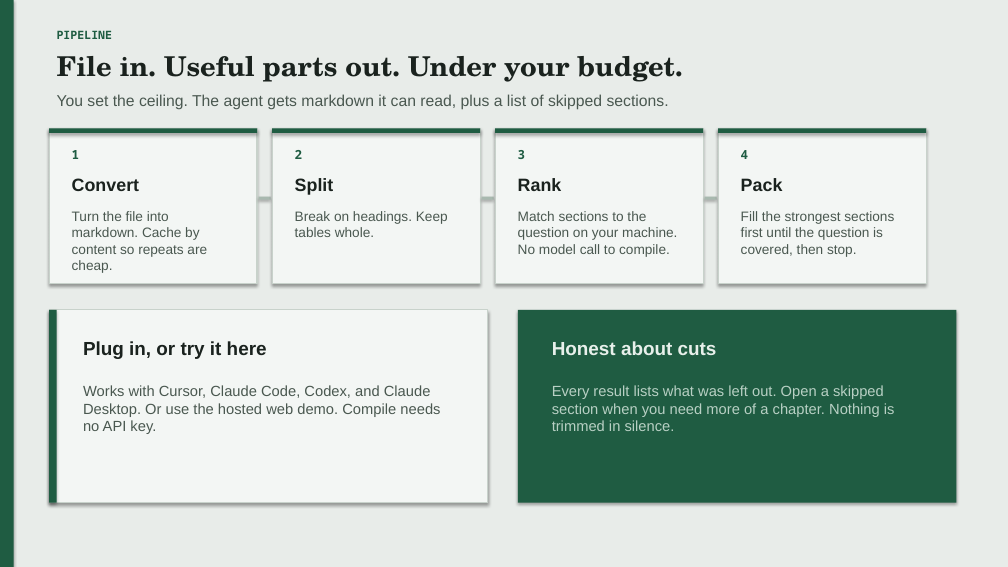
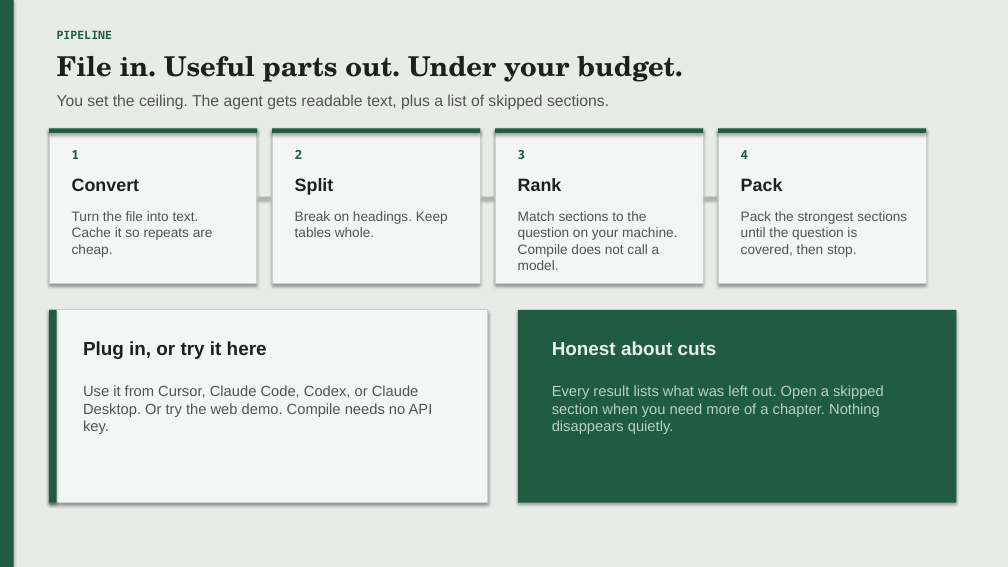
Before and after one commit to shenba1712/context-compiler, a slide deck: slide 4 of pitch/context-compiler-pitch.pptx. Drawn at 1008x567 pixels with LibreOffice and Linux fonts; fonts in the diff are those of the drawing. Boxes give left, top, right and bottom in pixels: in the first picture for what was removed or moved away, otherwise in the second. Text is boxed around its words. In the diff, an @@ line names an element or a change of style, - is before the commit and + after.

```diff
--- a/pitch/context-compiler-pitch.pptx
+++ b/pitch/context-compiler-pitch.pptx
@@ text at bbox=[57, 94, 609, 110]: text changed @@
-You set the ceiling. The agent gets markdown it can read, plus a list of skipped sections.
+You set the ceiling. The agent gets readable text, plus a list of skipped sections.
@@ text at bbox=[72, 211, 213, 257]: text changed @@
-Turn the file into markdown. Cache by content so repeats are cheap.
+Turn the file into text. Cache it so repeats are cheap.
@@ text at bbox=[518, 211, 677, 270]: text changed @@
-Match sections to the question on your machine. No model call to compile.
+Match sections to the question on your machine. Compile does not call a model.
@@ text at bbox=[741, 211, 907, 257]: text changed @@
-Fill the strongest sections first until the question is covered, then stop.
+Pack the strongest sections until the question is covered, then stop.
@@ text at bbox=[83, 385, 433, 434]: text changed @@
-Works with Cursor, Claude Code, Codex, and Claude Desktop. Or use the hosted web demo. Compile needs no API key.
+Use it from Cursor, Claude Code, Codex, or Claude Desktop. Or try the web demo. Compile needs no API key.
@@ text at bbox=[552, 385, 884, 434]: text changed @@
-Every result lists what was left out. Open a skipped section when you need more of a chapter. Nothing is trimmed in silence.
+Every result lists what was left out. Open a skipped section when you need more of a chapter. Nothing disappears quietly.
```
Also in this commit, not shown: 5 other slides changed.
